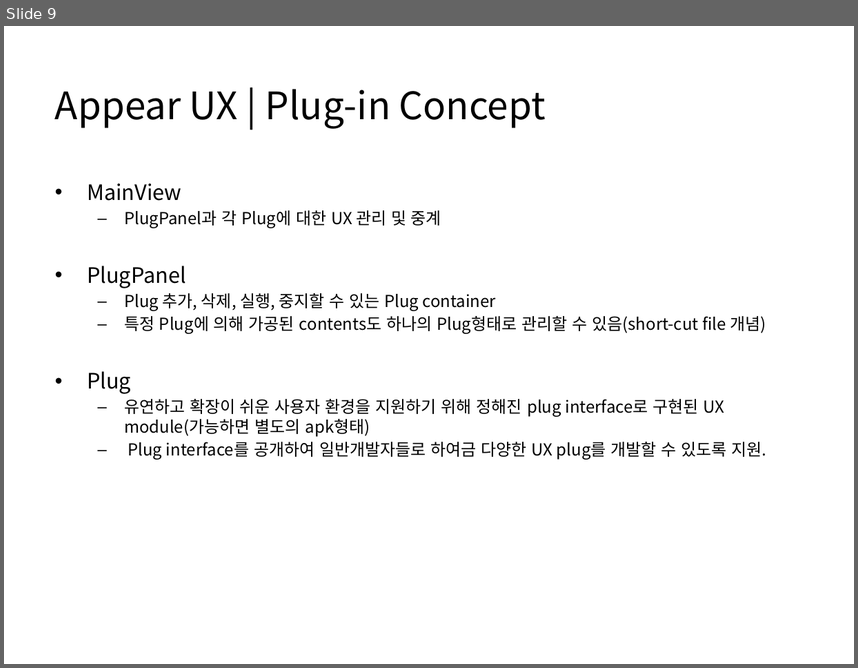
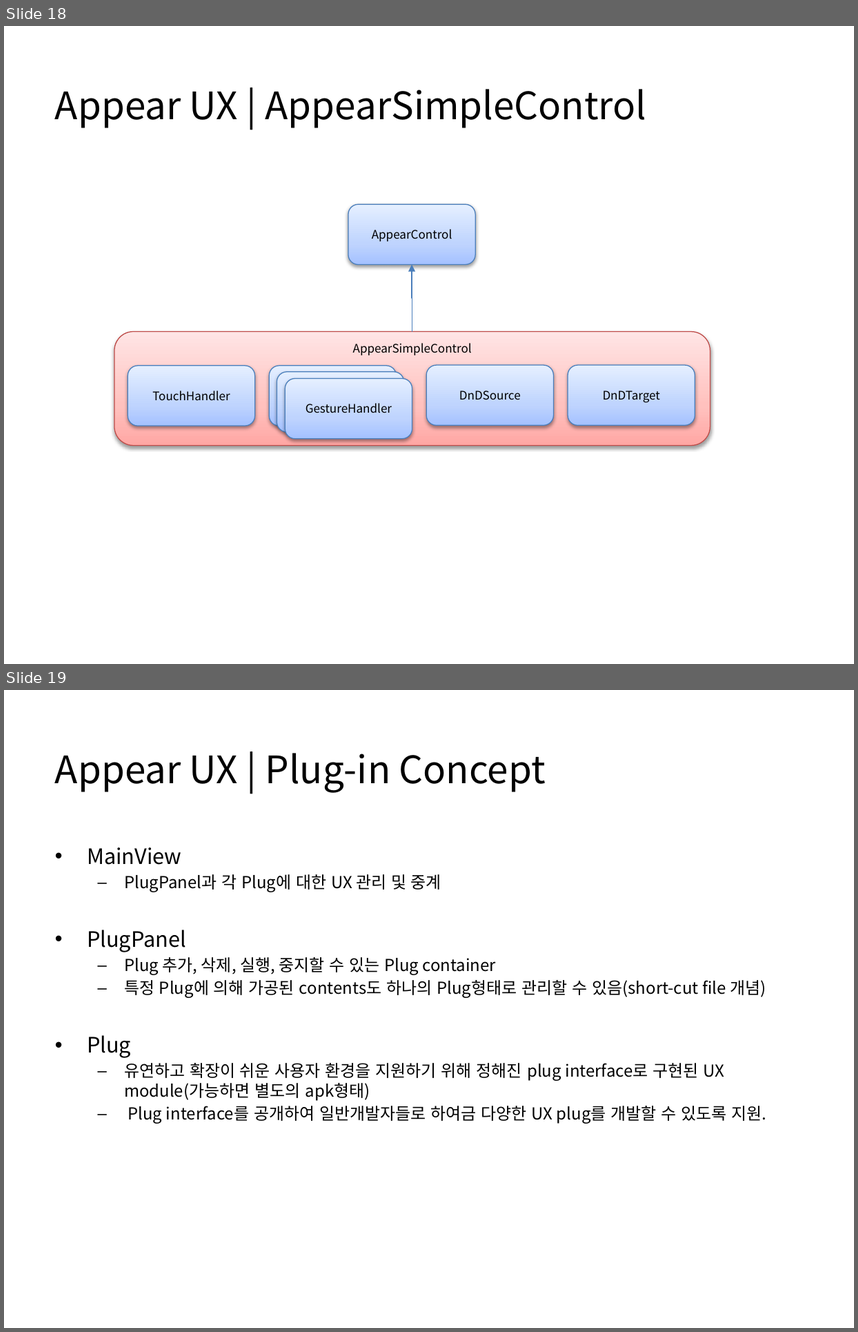
Before and after one commit to Raftel/Storygraph, a slide deck: Storygraph/docs/Appear UX + Storygraph.pptx. Shown one above the other, each under a label of ours: slide 9 before the commit, slides 18 and 19 after it. The pictures are 858x668 and 858x1332 pixels, drawn with LibreOffice and Linux fonts; fonts in the diff are those of the drawing. Boxes give left, top, right and bottom in pixels: in the first picture for what was removed or moved away, otherwise in the second. Text is boxed around its words. In the diff, an @@ line names an element or a change of style, - is before the commit and + after.

Commit message:
Gesture 및 Drag and Drop 컨셉관련 문서 추가.

```diff
--- a/Storygraph/docs/Appear UX + Storygraph.pptx
+++ b/Storygraph/docs/Appear UX + Storygraph.pptx
@@ slide 18 added at <box>4,26,854,664</box>, background #FFFFFF @@
@@ title added at <box>55,89,647,128</box>, 32 pt, text #000000 @@
+Appear UX | AppearSimpleControl
@@ rounded rectangle added at <box>348,205,476,265</box>, fill gradient #A4C4FF to #BFD4FF to #E6EEFF, outline #4B7EBC 0.75 pt, 10 pt, text #000000 @@
+AppearControl
@@ elbow arrow added from (412, 331) to (412, 265), #4B7EBC 0.75 pt @@
@@ rounded rectangle added at <box>114,331,711,445</box>, fill gradient #FFA6A5 to #FFC0BF to #FFE7E7, outline #BF4C48 0.75 pt, 10 pt, text #000000 @@
+AppearSimpleControl
@@ rounded rectangle added at <box>128,365,256,426</box>, fill gradient #A4C4FF to #BFD4FF to #E6EEFF, outline #4B7EBC 0.75 pt, 10 pt, text #000000 @@
+TouchHandler
@@ rounded rectangle added at <box>269,365,397,426</box>, fill gradient #A4C4FF to #BFD4FF to #E6EEFF, outline #4B7EBC 0.75 pt, 10 pt, text #000000 @@
+GestureHandler
@@ rounded rectangle added at <box>277,371,404,432</box>, fill gradient #A4C4FF to #BFD4FF to #E6EEFF, outline #4B7EBC 0.75 pt, 10 pt, text #000000 @@
+GestureHandler
@@ rounded rectangle added at <box>426,365,554,426</box>, fill gradient #A4C4FF to #BFD4FF to #E6EEFF, outline #4B7EBC 0.75 pt, 10 pt, text #000000 @@
+DnDSource
@@ rounded rectangle added at <box>568,365,695,426</box>, fill gradient #A4C4FF to #BFD4FF to #E6EEFF, outline #4B7EBC 0.75 pt, 10 pt, text #000000 @@
+DnDTarget
@@ rounded rectangle added at <box>286,378,413,439</box>, fill gradient #A4C4FF to #BFD4FF to #E6EEFF, outline #4B7EBC 0.75 pt, 10 pt, text #000000 @@
+GestureHandler
@@ what was slide 9 is now slide 19 @@
```
Also in this commit, not shown: 2 slides changed, 9 other slides added.
